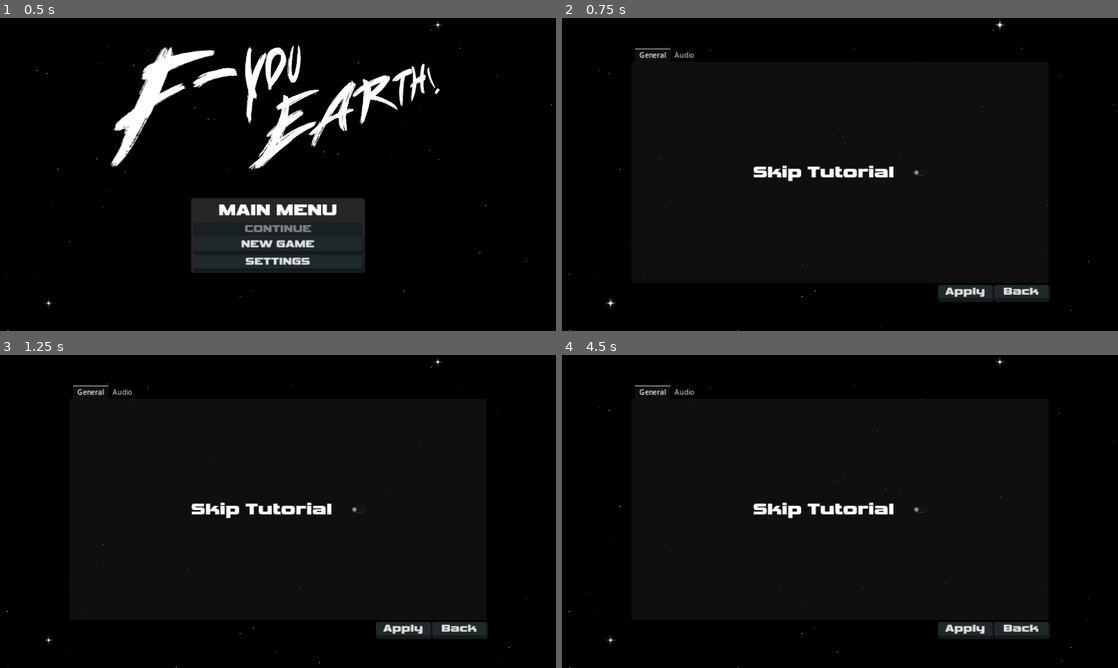
Above: before the commit, frames 1-4 (two rows, left to right).
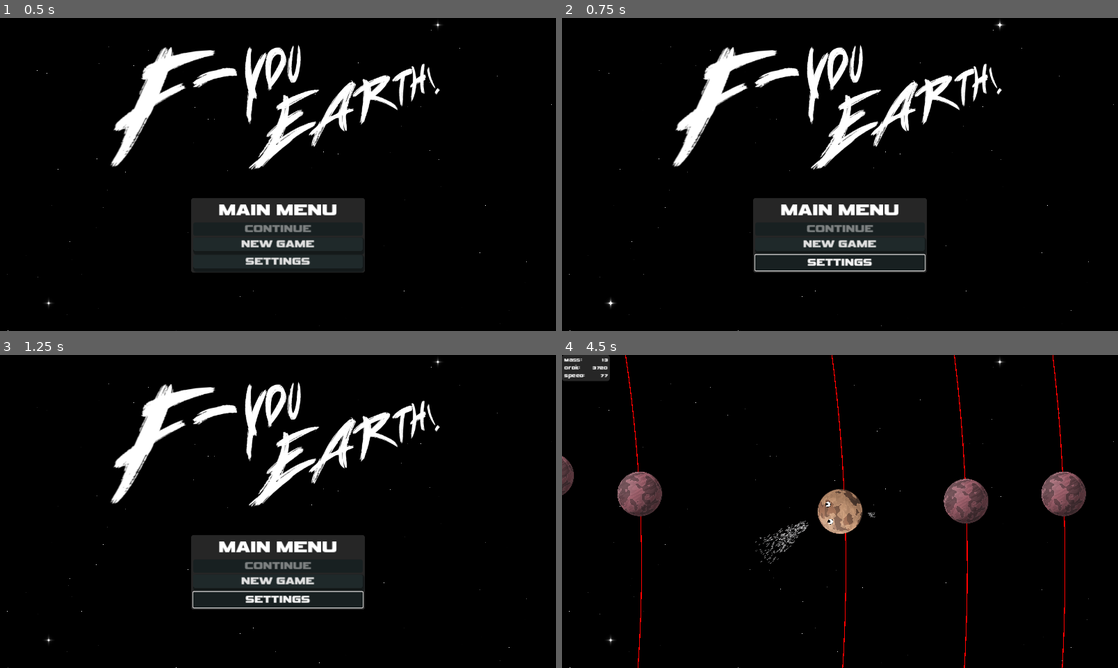
Above: after the commit, the same moments.

Repository: AnEvilPenguin/Pirate-Jam-16
Game: Godot game, scene res://Controllers/GameController/GameController.tscn
Two runs of this game, one before a commit and one after it. Both use one fixed random seed, a clock stepped at 60 frames per second and the inputs below. The engine's default icon, where the game draws it, is replaced by a stand-in: a white triangle on a blue panel in a dark square.
Inputs (mouse positions are in pixels of both pictures, inside the frame that each line leads up to):
- Up to frame 1 (0.5 s): no input
- Up to frame 2 (0.75 s): click "SETTINGS" at 0.5 s
- Up to frame 3 (1.25 s): no input
- Up to frame 4 (4.5 s): click (840, 583) at 1.25 s, where only the run after the commit has a clickable "NEW GAME"; click (1067, 655) at 2 s, where only the run after the commit has a clickable "Next -->"; click (1067, 655) at 2.75 s, where only the run after the commit has a clickable "Finish"; tap Enter (ui_accept) at 3.5, 3.77 s; move the mouse to (962, 495) at 3.52 s; hold Space (add_momentum) 3.53-4.28 s; hold Right (ui_right) from 3.53 s (still down); move the mouse to (728, 527) at 4.27 s; tap Mouse wheel up (zoom_in) at 4.35 s

Frame 1 is identical in both runs. In frame 2, 9.4% of the frame differs, in the area x 12-88%, y 8-91%; in frame 3, 9.4%; in frame 4, 6.9%.
Error after the commit: Invalid access to property or key 'GameController' on a base object of type 'Node (global.gd)'. (res://UI/main_menu.gd:15)

Commit message:
fiddling with game feel
Bad Dave, but I'm not going to worry too much about fixing the commits.

Diff:
--- a/Controllers/GameController/game_controller.gd
+++ b/Controllers/GameController/game_controller.gd
@@ -10,11 +10,12 @@
 var _loadedScenes: Dictionary
 
 var _mainMenu: MainMenu
+var playerInfoPanel: PlayerInformationPanel
 
 var SkipTutorial: bool
 
 func _ready():
-	Global.GameContoller = self
+	Global.gameController = self
 	_mainMenu = LoadControlScene("res://UI/main_menu.tscn")
 
 
@@ -54,7 +55,10 @@
 	if (SkipTutorial):
 		 # TODO this
 		UnloadScene("res://UI/Tutorial/root_tutorial.tscn")
+
+		playerInfoPanel = LoadControlScene("res://UI/Components/user_interface.tscn")
 		LoadWorldScene("res://Scenes/solar_system.tscn")
+
 		return
 
 	LoadControlScene("res://UI/Tutorial/root_tutorial.tscn")
--- a/Controllers/global.gd
+++ b/Controllers/global.gd
@@ -1,3 +1,4 @@
 extends Node
 
-var GameContoller: GameController
+var gameController: GameController
+var solarSystem: SolarSystem
--- a/Scenes/Components/orbit_line.gd
+++ b/Scenes/Components/orbit_line.gd
@@ -18,9 +18,9 @@
 var minWidth = 2.0
 
 @export
-var maxWidth = 20.0
+var maxWidth = 60.0
 @export
-var widthFactor= 1.0
+var widthFactor= 1.5
 
 var _lastDistance: float
 
@@ -66,6 +66,7 @@
 	line.add_point(first)
 
 func _set_width(value: float):
+	# FIXME link this more closely to camera zoom. This sucks at the moment
 	var width = clamp(line.width + value, minWidth, maxWidth)
 
 	var tween = get_tree().create_tween()
--- a/Scenes/Planets/Pluto/camera_zoom.gd
+++ b/Scenes/Planets/Pluto/camera_zoom.gd
@@ -7,10 +7,10 @@
 var zoomDuration = 0.2
 
 @export
-var minZoom = 0.1
+var minZoom = 0.02
 
 @export
-var maxZoom = 1.5
+var maxZoom = 1.0
 
 
 func _unhandled_input(_event):
--- a/Scenes/Planets/Pluto/pluto.gd
+++ b/Scenes/Planets/Pluto/pluto.gd
@@ -3,10 +3,17 @@
 @export
 var speed = 250.0
 
+@export
+var mass: float = 13
+
+@export
+var massCost = 0.1
+
 # Consider changing acceleration with some control? up/down w/s possibly mouse wheel?
 @export
-var acceleration: float = 2.0
+var acceleration: float = 30.0
 
+# FIXME use this as an input for a logarithmic scale
 @export
 var orbitalDistance: float
 
@@ -19,6 +26,8 @@
 @onready
 var _massEjection: GPUParticles2D = %MassEmitter
 
+var _gameController: GameController
+
 var _centerPosition = Vector2.ZERO
 
 func _ready():
@@ -27,17 +36,24 @@
 
 	_orbitLine.distance = orbitalDistance
 
+	_gameController = Global.gameController
+
+	_gameController.playerInfoPanel.SetDistance(orbitalDistance)
+	_gameController.playerInfoPanel.SetSpeed(speed)
+	_gameController.playerInfoPanel.SetMass(mass)
+
 func _process(delta):
 	_process_mouse_rotation()
 	_set_player_movement(delta)
 
-	if (targetObject):
+	if (is_instance_valid(targetObject)):
 		var dirToTarget = global_position - targetObject.global_position;
 		%Eye1.direction = dirToTarget
 		%Eye2.direction = dirToTarget
 
 func _physics_process(_delta):
-	_orbitLine.distance = orbitalDistance
+	if (mass <= 0):
+		printerr("Game Over!")
 
 	var dirToCenter = global_position - _centerPosition
 
@@ -46,10 +62,9 @@
 	var offset = orbitalDistance - dirToCenter.length()
 	velocity += dirToCenter.limit_length() * offset
 
-	%Label.text = "center: " + str(dirToCenter.length())
-	%Label2.text = "speed: " + str(speed)
+	move_and_slide()
 
-	move_and_slide()
+	_orbitLine.distance = orbitalDistance
 
 func _set_player_movement(delta):
 	if (!Input.is_action_pressed("add_momentum")):
@@ -64,10 +79,12 @@
 	_massEjection.emitting = true
 	var particleMaterial: ParticleProcessMaterial = _massEjection.process_material;
 
+	var projecileSpeed = max(20, abs(speed))
+
 	# Update the particle velocity based on current speed
 	# The alternative is to use local coordinates, but this looks rubbish
-	particleMaterial.set_param_min(ParticleProcessMaterial.Parameter.PARAM_INITIAL_LINEAR_VELOCITY, -speed)
-	particleMaterial.set_param_max(ParticleProcessMaterial.Parameter.PARAM_INITIAL_LINEAR_VELOCITY, -(speed * 0.6))
+	particleMaterial.set_param_min(ParticleProcessMaterial.Parameter.PARAM_INITIAL_LINEAR_VELOCITY, -projecileSpeed)
+	particleMaterial.set_param_max(ParticleProcessMaterial.Parameter.PARAM_INITIAL_LINEAR_VELOCITY, -(projecileSpeed * 0.6))
 
 	var dirToCenter = (global_position - _centerPosition).limit_length()
 	var orbitalDir = dirToCenter.orthogonal().limit_length()
@@ -75,11 +92,20 @@
 	# rotate so forward in same direction as player
 	var forward = Vector2.UP.rotated(rotation)
 
+	# TODO jettison mass in line with rate of acceleration somehow
+	# TODO display key stats in UI
+	# TODO game over when mass lower than critical level
+
 	var toCenter = dirToCenter.dot(forward)
 	orbitalDistance += (toCenter * acceleration) * delta
+	_gameController.playerInfoPanel.SetDistance(orbitalDistance)
 
 	var inOrbit = orbitalDir.dot(forward)
 	speed += (inOrbit * acceleration) * delta
+	_gameController.playerInfoPanel.SetSpeed(speed)
+
+	mass -= massCost * delta
+	_gameController.playerInfoPanel.SetMass(mass)
 
 
 func _process_mouse_rotation():
@@ -87,3 +113,23 @@
 	var mouseDirection = mouseCoords - global_position;
 
 	rotation = mouseDirection.angle() + (PI / 2.0)
+
+
+func _on_area_2d_body_entered(body: Node2D):
+	if (body.get_instance_id() == get_instance_id()):
+		return
+
+	var my_mass_x_speed = mass * abs(speed)
+	var their_mass_x_speed = body.mass * body.speed
+
+	print("collision with: " + body.name)
+	print("me: " + str(my_mass_x_speed))
+	print("them: " + str(their_mass_x_speed))
+
+	if (my_mass_x_speed > their_mass_x_speed):
+		# TODO some sort of animation or effect or whatever?
+		body.visible = false
+		body.queue_free()
+		mass += 2 * body.mass
+	else:
+		printerr("Game Over!")
--- a/Scenes/Planets/Pluto/pluto.tscn
+++ b/Scenes/Planets/Pluto/pluto.tscn
@@ -5,11 +5,10 @@
 [ext_resource type="PackedScene" uid="uid://dmb1oatxee3p6" path="res://Scenes/Components/orbit_line.tscn" id="3_6nla0"]
 [ext_resource type="Script" path="res://Scenes/Planets/Pluto/camera_zoom.gd" id="3_osriv"]
 [ext_resource type="PackedScene" uid="uid://cojbe203vb2nu" path="res://Scenes/Components/eye.tscn" id="3_p3eo1"]
-[ext_resource type="Theme" uid="uid://8bm6h4q8wu0e" path="res://UI/Themes/default_theme.tres" id="4_f81le"]
 [ext_resource type="Texture2D" uid="uid://ek0okogamstm" path="res://Assets/dirt_01_super_small.png" id="6_m2hwp"]
 
 [sub_resource type="CircleShape2D" id="CircleShape2D_78acu"]
-radius = 47.0
+radius = 49.0
 
 [sub_resource type="ParticleProcessMaterial" id="ParticleProcessMaterial_hn1k8"]
 particle_flag_disable_z = true
@@ -20,6 +19,9 @@
 gravity = Vector3(0, 0, 0)
 linear_accel_min = -2.23517e-06
 linear_accel_max = -2.23517e-06
+
+[sub_resource type="CircleShape2D" id="CircleShape2D_1pa17"]
+radius = 52.0
 
 [node name="Pluto" type="CharacterBody2D"]
 z_index = 1
@@ -40,6 +42,7 @@
 [node name="Camera2D" type="Camera2D" parent="Node2D/Sprite2D"]
 process_callback = 0
 script = ExtResource("3_osriv")
+minZoom = 0.1
 
 [node name="Face" type="Node2D" parent="Node2D/Sprite2D"]
 
@@ -54,24 +57,6 @@
 scale = Vector2(2, 2)
 flipHorizontal = true
 
-[node name="Label" type="Label" parent="Node2D"]
-unique_name_in_owner = true
-offset_left = -24.0
-offset_top = 72.0
-offset_right = 175.0
-offset_bottom = 119.0
-theme = ExtResource("4_f81le")
-text = "center: "
-
-[node name="Label2" type="Label" parent="Node2D"]
-unique_name_in_owner = true
-offset_left = -24.0
-offset_top = 110.0
-offset_right = 168.0
-offset_bottom = 157.0
-theme = ExtResource("4_f81le")
-text = "speed: "
-
 [node name="OrbitLine" parent="Node2D" instance=ExtResource("3_6nla0")]
 unique_name_in_owner = true
 
@@ -83,3 +68,11 @@
 amount = 500
 process_material = SubResource("ParticleProcessMaterial_hn1k8")
 texture = ExtResource("6_m2hwp")
+
+[node name="Area2D" type="Area2D" parent="."]
+collision_layer = 0
+
+[node name="CollisionShape2D" type="CollisionShape2D" parent="Area2D"]
+shape = SubResource("CircleShape2D_1pa17")
+
+[connection signal="body_entered" from="Area2D" to="." method="_on_area_2d_body_entered"]
--- a/Scenes/Planets/base_planet.gd
+++ b/Scenes/Planets/base_planet.gd
@@ -2,6 +2,9 @@
 
 @export
 var speed = 300.0
+
+@export
+var mass: float = 59.722
 
 @export
 var center: Node2D
--- a/Scenes/Planets/base_planet.tscn
+++ b/Scenes/Planets/base_planet.tscn
@@ -4,7 +4,7 @@
 [ext_resource type="PackedScene" uid="uid://dmb1oatxee3p6" path="res://Scenes/Components/orbit_line.tscn" id="2_h8juc"]
 
 [sub_resource type="CircleShape2D" id="CircleShape2D_7avgr"]
-radius = 50.0
+radius = 51.0
 
 [node name="BasePlanet" type="CharacterBody2D"]
 z_index = 1
@@ -19,3 +19,8 @@
 shape = SubResource("CircleShape2D_7avgr")
 
 [node name="OrbitLine" parent="." instance=ExtResource("2_h8juc")]
+
+[node name="Area2D" type="Area2D" parent="."]
+
+[node name="CollisionShape2D2" type="CollisionShape2D" parent="Area2D"]
+shape = SubResource("CircleShape2D_7avgr")
--- /dev/null
+++ b/Scenes/solar_system.gd
@@ -0,0 +1,12 @@
+extends Node2D
+
+class_name SolarSystem
+
+var planets: Dictionary = {}
+
+# Called when the node enters the scene tree for the first time.
+func _ready():
+	for planet in $Planets.get_children():
+		planets[planet.name] = planet
+
+	Global.solarSystem = self
--- a/Scenes/solar_system.tscn
+++ b/Scenes/solar_system.tscn
@@ -1,25 +1,103 @@
-[gd_scene load_steps=6 format=3 uid="uid://c1y1iey62avec"]
+[gd_scene load_steps=7 format=3 uid="uid://c1y1iey62avec"]
 
 [ext_resource type="Texture2D" uid="uid://c4a5wppo830iu" path="res://Assets/icon.svg" id="1_7fdxf"]
+[ext_resource type="Script" path="res://Scenes/solar_system.gd" id="1_svxg6"]
 [ext_resource type="PackedScene" uid="uid://d0ojrocirr1jq" path="res://Scenes/Planets/Pluto/pluto.tscn" id="2_08sjl"]
 [ext_resource type="PackedScene" uid="uid://cd8d6l4opsm2d" path="res://Scenes/Planets/base_planet.tscn" id="3_cuui0"]
 [ext_resource type="Texture2D" uid="uid://boa24xmx2ojv7" path="res://Assets/Planets/planet06.png" id="4_gj5ru"]
 [ext_resource type="Texture2D" uid="uid://b2hby2abohghj" path="res://Assets/Planets/planet03.png" id="5_h718v"]
 
 [node name="SolarSystem" type="Node2D"]
+script = ExtResource("1_svxg6")
 
-[node name="Sprite2D" type="Sprite2D" parent="."]
+[node name="Sun" type="Sprite2D" parent="."]
 texture = ExtResource("1_7fdxf")
 
-[node name="Pluto" parent="." node_paths=PackedStringArray("targetObject") instance=ExtResource("2_08sjl")]
-position = Vector2(750, 0)
+[node name="Planets" type="Node" parent="."]
+
+[node name="Mercury" parent="Planets" instance=ExtResource("3_cuui0")]
+position = Vector2(960, 0)
+speed = 470.0
+mass = 33.0
+texture = ExtResource("4_gj5ru")
+orbitalDistance = 960.0
+
+[node name="Venus" parent="Planets" node_paths=PackedStringArray("center") instance=ExtResource("3_cuui0")]
+position = Vector2(1230, 0)
+speed = 400.0
+mass = 486.0
+center = NodePath("../../Sun")
+texture = ExtResource("4_gj5ru")
+orbitalDistance = 1230.0
+
+[node name="Earth" parent="Planets" instance=ExtResource("3_cuui0")]
+position = Vector2(1525, 0)
+speed = 375.0
+mass = 597.0
+texture = ExtResource("5_h718v")
+orbitalDistance = 1525.0
+
+[node name="Mars" parent="Planets" instance=ExtResource("3_cuui0")]
+position = Vector2(1800, 0)
+speed = 325.0
+mass = 64.0
+texture = ExtResource("4_gj5ru")
+orbitalDistance = 1800.0
+
+[node name="Ceres" parent="Planets" instance=ExtResource("3_cuui0")]
+position = Vector2(2200, 0)
+mass = 50.0
+texture = ExtResource("4_gj5ru")
+orbitalDistance = 2200.0
+
+[node name="Jupiter" parent="Planets" instance=ExtResource("3_cuui0")]
+position = Vector2(2500, 0)
+speed = 200.0
+mass = 189813.0
+texture = ExtResource("4_gj5ru")
+orbitalDistance = 2500.0
+
+[node name="Saturn" parent="Planets" instance=ExtResource("3_cuui0")]
+position = Vector2(2750, 0)
+speed = 175.0
+mass = 56832.0
+texture = ExtResource("4_gj5ru")
+orbitalDistance = 2750.0
+
+[node name="Uranus" parent="Planets" instance=ExtResource("3_cuui0")]
+position = Vector2(3050, 0)
+speed = 125.0
+mass = 8681.0
+texture = ExtResource("4_gj5ru")
+orbitalDistance = 3050.0
+
+[node name="Neptune" parent="Planets" node_paths=PackedStringArray("center") instance=ExtResource("3_cuui0")]
+position = Vector2(3250, 0)
+speed = 100.0
+mass = 10240.0
+center = NodePath("../../Sun")
+texture = ExtResource("4_gj5ru")
+orbitalDistance = 3250.0
+
+[node name="Pluto" parent="Planets" node_paths=PackedStringArray("targetObject") instance=ExtResource("2_08sjl")]
+position = Vector2(3700, 0)
+motion_mode = 1
+speed = 75.0
+orbitalDistance = 3700.0
 targetObject = NodePath("../Earth")
 
-[node name="Mercury" parent="." instance=ExtResource("3_cuui0")]
-position = Vector2(400, 0)
-speed = 400.0
+[node name="Makemake" parent="Planets" node_paths=PackedStringArray("center") instance=ExtResource("3_cuui0")]
+position = Vector2(4000, 0)
+speed = 90.0
+mass = 3.0
+center = NodePath("../../Sun")
 texture = ExtResource("4_gj5ru")
+orbitalDistance = 4000.0
 
-[node name="Earth" parent="." instance=ExtResource("3_cuui0")]
-position = Vector2(550, 0)
-texture = ExtResource("5_h718v")
+[node name="Eris" parent="Planets" node_paths=PackedStringArray("center") instance=ExtResource("3_cuui0")]
+position = Vector2(4225, 0)
+speed = 100.0
+mass = 3.0
+center = NodePath("../../Sun")
+texture = ExtResource("4_gj5ru")
+orbitalDistance = 4225.0
--- /dev/null
+++ b/UI/Components/linear_progress_bar.gd
@@ -0,0 +1,13 @@
+extends Control
+
+class_name LinearProgressBar
+
+var _shader: ShaderMaterial
+
+func _ready():
+	_shader = CustomShaders.GetLinearProgressShader()
+	$ColorRect.material = _shader
+
+func set_percent(percent: float):
+	var normalized = percent / 100
+	_shader.set_shader_parameter("percent_complete", normalized)
--- a/UI/Components/linear_progress_bar.tscn
+++ b/UI/Components/linear_progress_bar.tscn
@@ -1,5 +1,6 @@
-[gd_scene load_steps=3 format=3 uid="uid://bxwxiwfi1i27r"]
+[gd_scene load_steps=4 format=3 uid="uid://bxwxiwfi1i27r"]
 
+[ext_resource type="Script" path="res://UI/Components/linear_progress_bar.gd" id="1_qn4m1"]
 [ext_resource type="Shader" path="res://Util/Shaders/linear_progress_bar.gdshader" id="1_ya83n"]
 
 [sub_resource type="ShaderMaterial" id="ShaderMaterial_7wa57"]
@@ -14,6 +15,7 @@
 anchors_preset = 0
 offset_right = 100.0
 offset_bottom = 10.0
+script = ExtResource("1_qn4m1")
 
 [node name="ColorRect" type="ColorRect" parent="."]
 material = SubResource("ShaderMaterial_7wa57")
--- /dev/null
+++ b/UI/Components/user_interface.gd
@@ -0,0 +1,24 @@
+extends Control
+
+class_name PlayerInformationPanel
+
+var _targetValue
+
+func SetMass(value: float):
+	if (!_targetValue && Global.solarSystem):
+		var earth = Global.solarSystem.planets.get("Earth")
+		_targetValue = earth.mass * earth.speed
+
+	%MassContainer/Value.text = str(round_to_dec(value, 0))
+
+	#var percentNormal = value / _targetValue
+	#%MassContainer/LinearProgressBar.set_percent(min(percentNormal, 1.0))
+
+func SetDistance(value: float):
+	%OrbitContainer/Value.text = str(round_to_dec(value, 0))
+
+func SetSpeed(value: float):
+	%SpeedContainer/Value.text = str(round_to_dec(value, 0))
+
+func round_to_dec(value: float, digit: int):
+	return round(value * pow(10.0, digit)) / pow(10.0, digit)
--- /dev/null
+++ b/UI/Components/user_interface.tscn
@@ -0,0 +1,72 @@
+[gd_scene load_steps=3 format=3 uid="uid://ca2tufigxfrxw"]
+
+[ext_resource type="Script" path="res://UI/Components/user_interface.gd" id="1_jnhys"]
+[ext_resource type="PackedScene" uid="uid://bxwxiwfi1i27r" path="res://UI/Components/linear_progress_bar.tscn" id="1_ufwrw"]
+
+[node name="UserInterface" type="Control"]
+layout_mode = 3
+anchors_preset = 15
+anchor_right = 1.0
+anchor_bottom = 1.0
+grow_horizontal = 2
+grow_vertical = 2
+script = ExtResource("1_jnhys")
+
+[node name="PanelContainer" type="PanelContainer" parent="."]
+layout_mode = 0
+offset_right = 10.0
+offset_bottom = 10.0
+
+[node name="VBoxContainer" type="VBoxContainer" parent="PanelContainer"]
+layout_mode = 2
+
+[node name="MassContainer" type="HBoxContainer" parent="PanelContainer/VBoxContainer"]
+unique_name_in_owner = true
+layout_mode = 2
+
+[node name="Label" type="Label" parent="PanelContainer/VBoxContainer/MassContainer"]
+layout_mode = 2
+theme_override_font_sizes/font_size = 10
+text = "Mass: "
+
+[node name="Value" type="Label" parent="PanelContainer/VBoxContainer/MassContainer"]
+layout_mode = 2
+size_flags_horizontal = 10
+theme_override_font_sizes/font_size = 10
+text = "1000"
+
+[node name="LinearProgressBar" parent="PanelContainer/VBoxContainer/MassContainer" instance=ExtResource("1_ufwrw")]
+visible = false
+layout_mode = 2
+
+[node name="OrbitContainer" type="HBoxContainer" parent="PanelContainer/VBoxContainer"]
+unique_name_in_owner = true
+custom_minimum_size = Vector2(100, 0)
+layout_mode = 2
+
+[node name="Label" type="Label" parent="PanelContainer/VBoxContainer/OrbitContainer"]
+layout_mode = 2
+theme_override_font_sizes/font_size = 10
+text = "Orbit: "
+
+[node name="Value" type="Label" parent="PanelContainer/VBoxContainer/OrbitContainer"]
+layout_mode = 2
+size_flags_horizontal = 10
+theme_override_font_sizes/font_size = 10
+text = "1000"
+
+[node name="SpeedContainer" type="HBoxContainer" parent="PanelContainer/VBoxContainer"]
+unique_name_in_owner = true
+layout_mode = 2
+
+[node name="Label" type="Label" parent="PanelContainer/VBoxContainer/SpeedContainer"]
+layout_mode = 2
+theme_override_font_sizes/font_size = 10
+text = "Speed: "
+
+[node name="Value" type="Label" parent="PanelContainer/VBoxContainer/SpeedContainer"]
+layout_mode = 2
+size_flags_horizontal = 10
+theme_override_font_sizes/font_size = 10
+text = "500
+"
--- a/UI/Tutorial/root_tutorial.gd
+++ b/UI/Tutorial/root_tutorial.gd
@@ -57,5 +57,5 @@
 
 		return
 
-	Global.GameContoller.SkipTutorial = true
-	Global.GameContoller.NewGame()
+	Global.gameController.SkipTutorial = true
+	Global.gameController.NewGame()
--- a/UI/main_menu.gd
+++ b/UI/main_menu.gd
@@ -4,15 +4,15 @@
 var _settings: SettingsMenu
 
 func _on_continue_pressed():
-	Global.GameContoller.ContinueGame()
+	Global.gameController.ContinueGame()
 
 func _on_new_pressed():
 	%ContinueButton.disabled = false
-	Global.GameContoller.NewGame()
+	Global.gameController.NewGame()
 
 func _on_settings_pressed():
 	if (!_settings):
-		_settings = Global.GameContoller.LoadControlScene("res://UI/settings.tscn")
+		_settings = Global.GameController.LoadControlScene("res://UI/settings.tscn")
 		_settings.closing.connect(_on_settings_closing)
 
 	visible = false
--- a/Util/custom_shaders.gd
+++ b/Util/custom_shaders.gd
@@ -5,12 +5,16 @@
 
 static var _simpleColorShader: Resource = load("res://Util/Shaders/simple_color.gdshader")
 static var _eyeShader: Resource = load("res://Util/Shaders/eye.gdshader")
+static var _linearProgressBarShader: Resource = load("res://Util/Shaders/linear_progress_bar.gdshader")
 
 static func GetSimpleColorShader() -> ShaderMaterial:
 	return _get_generic_shader(_simpleColorShader)
 
 static func GetEyeShader() -> ShaderMaterial:
 	return _get_generic_shader(_eyeShader)
+
+static func GetLinearProgressShader() -> ShaderMaterial:
+	return _get_generic_shader(_linearProgressBarShader)
 
 static func _get_generic_shader(res: Resource) -> ShaderMaterial:
 	var shader: Resource = res.duplicate(true)
